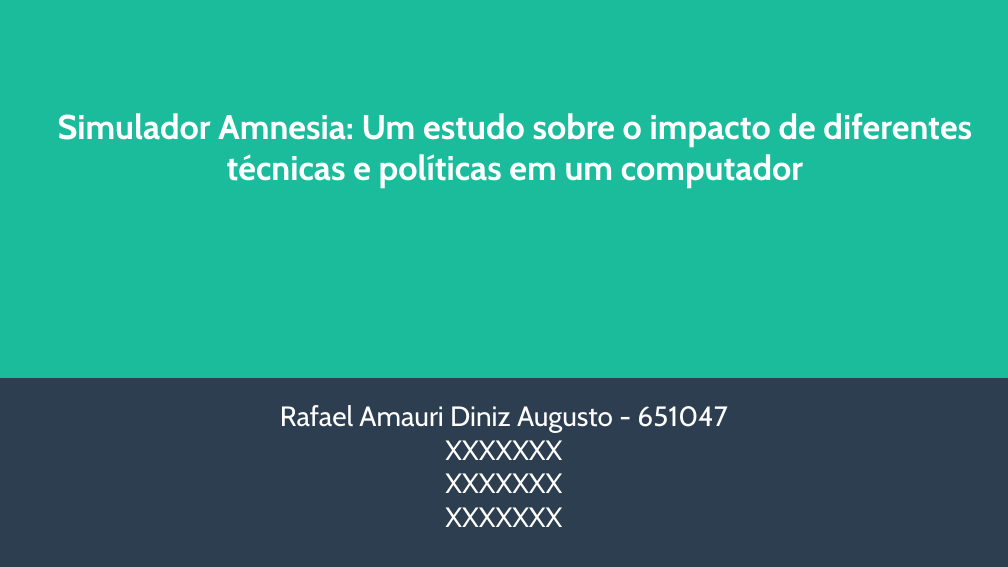
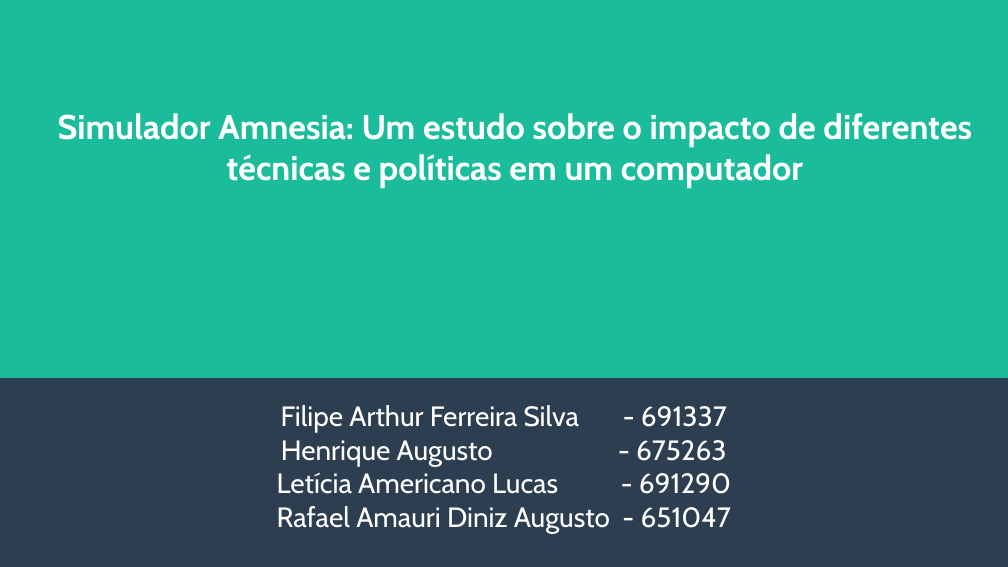
Before and after one commit to RafaelAmauri/Arquitetura-de-Computadores-3, a slide deck: slide 1 of Amnesia/Slides e Coisas/Apresentacao.odp. Drawn at 1008x567 pixels with LibreOffice and Linux fonts; fonts in the diff are those of the drawing. Boxes give left, top, right and bottom in pixels: in the first picture for what was removed or moved away, otherwise in the second. Text is boxed around its words. In the diff, an @@ line names an element or a change of style, - is before the commit and + after.

```diff
--- a/Amnesia/Slides e Coisas/Apresentacao.odp
+++ b/Amnesia/Slides e Coisas/Apresentacao.odp
@@ subtitle at (x1=277, y1=405, x2=731, y2=494): paragraphs added @@
+Filipe Arthur Ferreira Silva - 691337
+Henrique Augusto - 675263
+Letícia Americano Lucas - 691290
@@ subtitle at (x1=445, y1=440, x2=562, y2=527): paragraphs removed @@
-XXXXXXX
-XXXXXXX
-XXXXXXX
```
Also in this commit, not shown: 1 other slide changed, 1 slide added, 1 other file.
